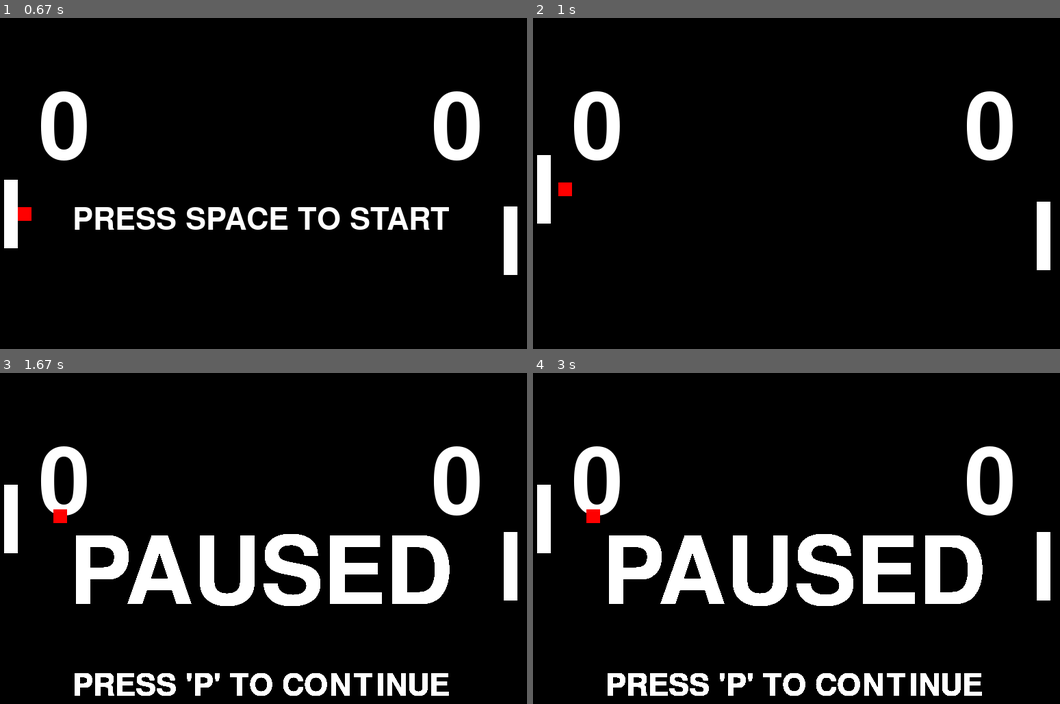
Above: before the commit, frames 1-4 (two rows, left to right).
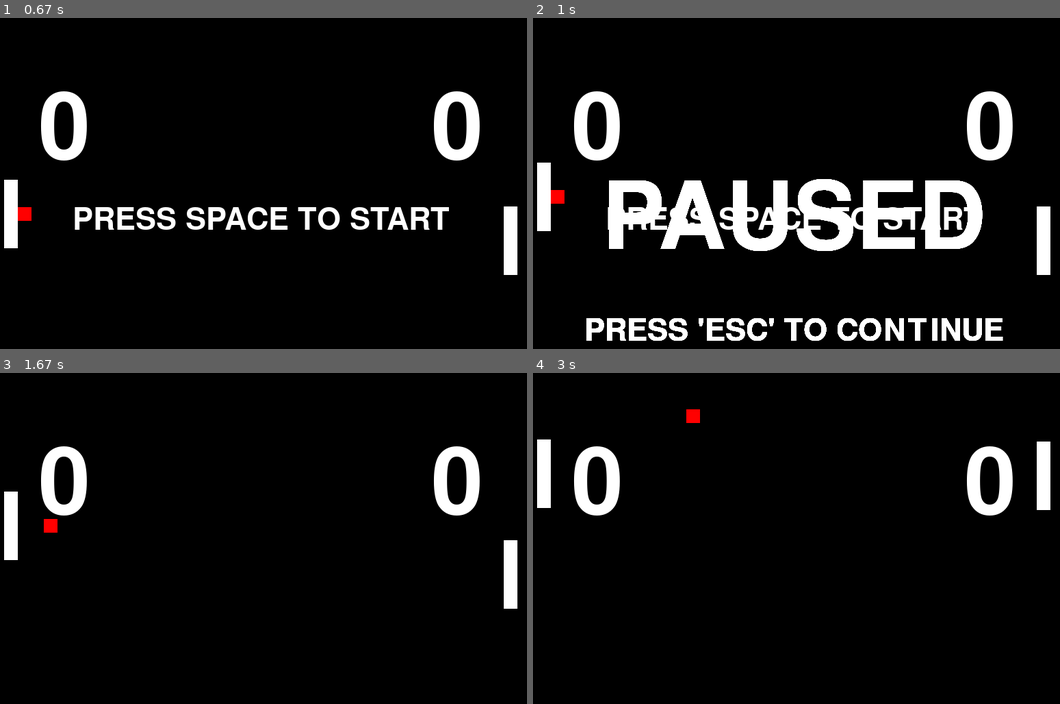
Above: after the commit, the same moments.

Repository: TierTheTora/pong-pygame
Game: pygame game, started from pong/main.py
Two runs of this game, one before a commit and one after it. Both use one fixed random seed, a clock stepped at 60 frames per second and the inputs below.
Inputs:
- Up to frame 1 (0.67 s): hold P from 0.33 s (still down); hold Up from 0.33 s (still down)
- Up to frame 2 (1 s): release P at 0.8 s; release Up at 0.8 s; hold P from 0.83 s (still down); hold Up from 0.83 s (still down); tap Space at 0.9 s
- Up to frame 3 (1.67 s): tap Space at 1.2, 1.4 s; release P at 1.3 s; release Up at 1.3 s; hold Esc from 1.33 s (still down); hold Up from 1.33 s (still down)
- Up to frame 4 (3 s): tap Space at 1.7, 1.9, 2.2, 2.4, 2.73 s; release Esc at 1.8 s; release Up at 1.8 s; hold Up 1.83-2.3 s; hold Down 2.33-2.63 s; hold Up from 2.67 s (still down)

Frame 1 is identical in both runs. In frame 2, 12% of the frame differs, in the area x 0-99%, y 41-98%; in frame 3, 11%; in frame 4, 12%, in the area x 0-99%, y 10-98%.

Commit message:
Add files via upload

Diff:
--- a/pong/main.py
+++ b/pong/main.py
@@ -74,14 +74,14 @@
                 text_rect: pygame.Rect = text_pause.get_rect()
                 text_rect.center = (SCREEN_WIDTH // 2, SCREEN_HEIGHT // 2)
 
-                text_info: pygame.Surface = START.render("PRESS 'P' TO CONTINUE", True, WHITE)
+                text_info: pygame.Surface = START.render("PRESS 'ESC' TO CONTINUE", True, WHITE)
                 info_rect: pygame.Rect = text_info.get_rect()
                 info_rect.center = (SCREEN_WIDTH // 2, SCREEN_HEIGHT // 2 + text_pause.get_height() + OFFSET)
 
                 SCREEN.blit(text_pause, text_rect)
                 SCREEN.blit(text_info, info_rect)
 
-                if KEY[pygame.K_p]:
+                if KEY[pygame.K_ESCAPE]:
                     paused = False
                     break
 
@@ -217,7 +217,7 @@
             else:
                 volume = 0
 
-        if KEY[pygame.K_ESCAPE]:
+        if KEY[pygame.K_p]:
             pause()
 
         if ball.rect.right >= SCREEN_WIDTH:
--- a/pong/multi.py
+++ b/pong/multi.py
@@ -7,7 +7,7 @@
 
 try:
     import pygame
-    from pygame.locals import QUIT, KEYDOWN
+    from pygame.locals import QUIT
     import sys
     import os
 
@@ -132,14 +132,14 @@
                 text_rect: pygame.Rect = text_pause.get_rect()
                 text_rect.center = (SCREEN_WIDTH // 2, SCREEN_HEIGHT // 2)
 
-                text_info: pygame.Surface = START.render("PRESS 'P' TO CONTINUE", True, WHITE)
+                text_info: pygame.Surface = START.render("PRESS 'ESC' TO CONTINUE", True, WHITE)
                 info_rect: pygame.Rect = text_info.get_rect()
                 info_rect.center = (SCREEN_WIDTH // 2, SCREEN_HEIGHT // 2 + text_pause.get_height() + OFFSET)
 
                 SCREEN.blit(text_pause, text_rect)
                 SCREEN.blit(text_info, info_rect)
 
-                if KEY[pygame.K_p]:
+                if KEY[pygame.K_ESCAPE]:
                     paused = False
                     break
 
@@ -206,7 +206,7 @@
             else:
                 volume = 0
 
-        if KEY[pygame.K_ESCAPE]:
+        if KEY[pygame.K_p]:
             pause()
 
         if ball.rect.right >= SCREEN_WIDTH:
